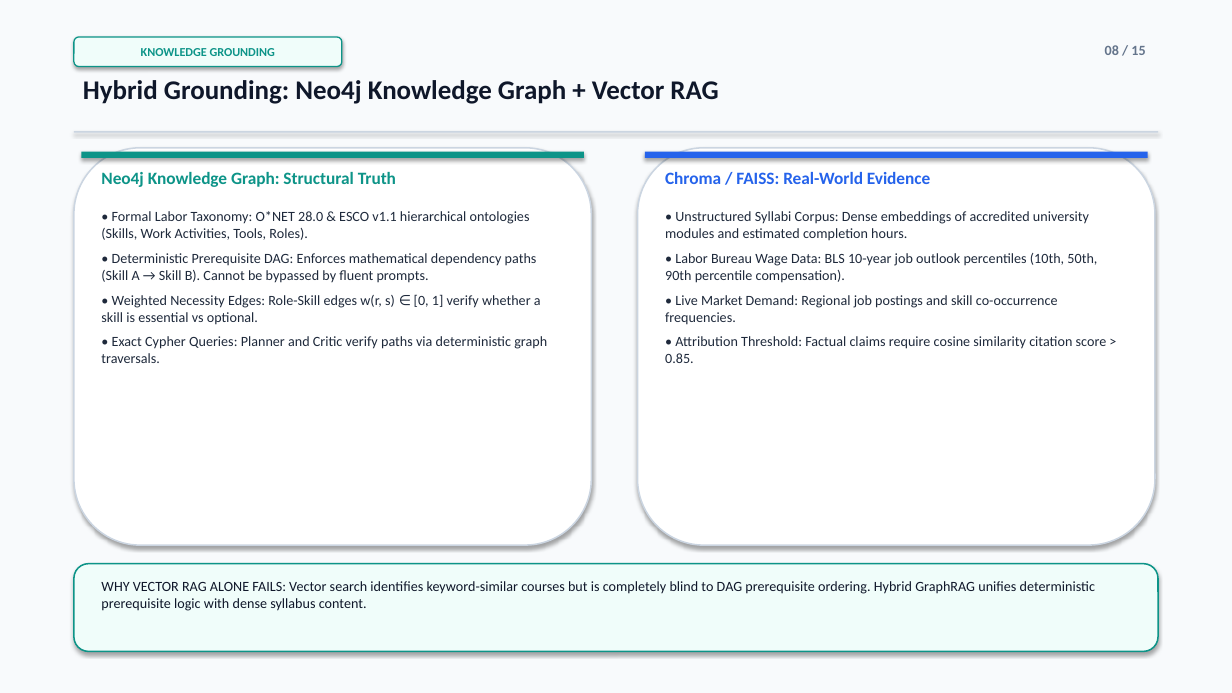
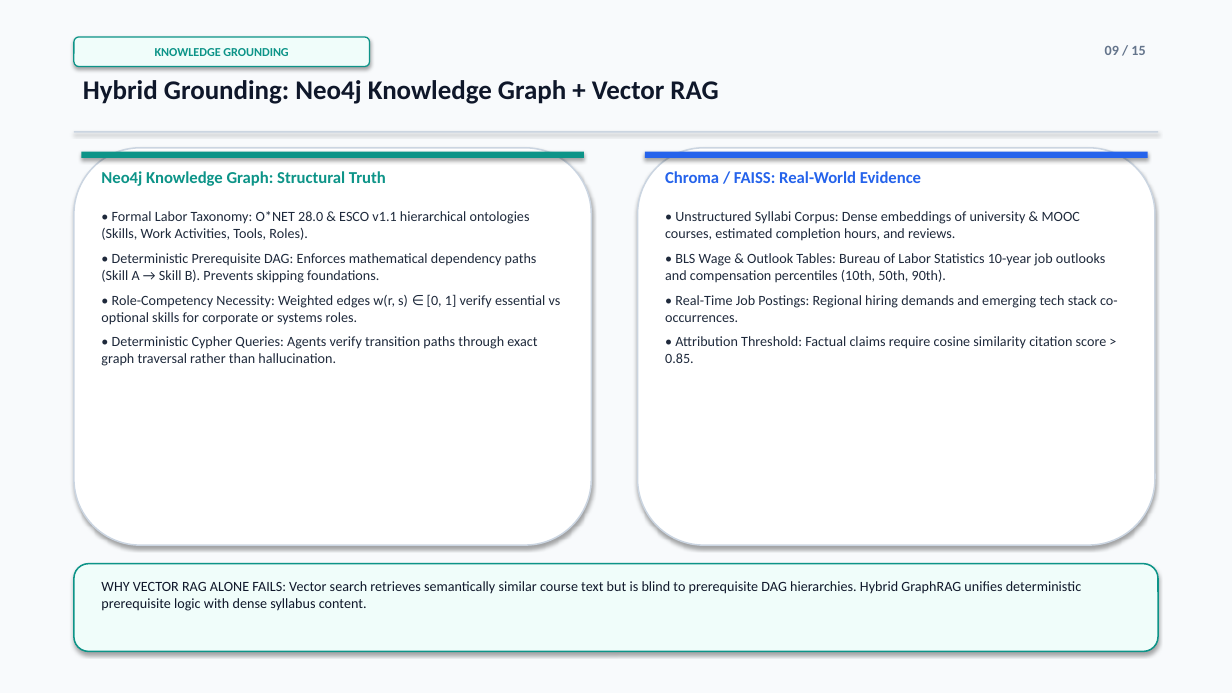
Before and after one commit to parth2024-tech/rai-project, a slide deck: slide 9 of Final_Presentation.pptx (slide 8 before the commit). Drawn at 1232x693 pixels with LibreOffice and Linux fonts; fonts in the diff are those of the drawing. Boxes give left, top, right and bottom in pixels: in the first picture for what was removed or moved away, otherwise in the second. Text is boxed around its words. In the diff, an @@ line names an element or a change of style, - is before the commit and + after.

```diff
--- a/Final_Presentation.pptx
+++ b/Final_Presentation.pptx
@@ rounded rectangle "KNOWLEDGE GROUNDING": place and size @@
-rounded rectangle "KNOWLEDGE GROUNDING" at (74,37,342,67)
+rounded rectangle "KNOWLEDGE GROUNDING" at (74,37,370,67)
@@ text "Neo4j Knowledge Graph: Structural Truth" at (101,171,386,186): size 13.5 to 13 pt @@
@@ text "Chroma / FAISS: Real-World Evidence" at (665,171,921,183): size 13.5 to 13 pt @@
@@ text at (665,211,1118,322): text changed @@
-• Unstructured Syllabi Corpus: Dense embeddings of accredited university modules and estimated completion hours.
-• Labor Bureau Wage Data: BLS 10-year job outlook percentiles (10th, 50th, 90th percentile compensation).
-• Live Market Demand: Regional job postings and skill co-occurrence frequencies.
+• Unstructured Syllabi Corpus: Dense embeddings of university & MOOC courses, estimated completion hours, and reviews.
+• BLS Wage & Outlook Tables: Bureau of Labor Statistics 10-year job outlooks and compensation percentiles (10th, 50th, 90th).
+• Real-Time Job Postings: Regional hiring demands and emerging tech stack co-occurrences.
@@ text at (101,253,561,366): text changed @@
-• Deterministic Prerequisite DAG: Enforces mathematical dependency paths (Skill A → Skill B). Cannot be bypassed by fluent prompts.
-• Weighted Necessity Edges: Role-Skill edges w(r, s) ∈ [0, 1] verify whether a skill is essential vs optional.
-• Exact Cypher Queries: Planner and Critic verify paths via deterministic graph traversals.
+• Deterministic Prerequisite DAG: Enforces mathematical dependency paths (Skill A → Skill B). Prevents skipping foundations.
+• Role-Competency Necessity: Weighted edges w(r, s) ∈ [0, 1] verify essential vs optional skills for corporate or systems roles.
+• Deterministic Cypher Queries: Agents verify transition paths through exact graph traversal rather than hallucination.
@@ text at (101,581,1081,611): text changed @@
-WHY VECTOR RAG ALONE FAILS: Vector search identifies keyword-similar courses but is completely blind to DAG prerequisite ordering. Hybrid GraphRAG unifies deterministic prerequisite logic with dense syllabus content.
+WHY VECTOR RAG ALONE FAILS: Vector search retrieves semantically similar course text but is blind to prerequisite DAG hierarchies. Hybrid GraphRAG unifies deterministic prerequisite logic with dense syllabus content.
```
Also in this commit, not shown: 11 other slides changed, 3 slides added, 3 slides removed, 4 other files.
